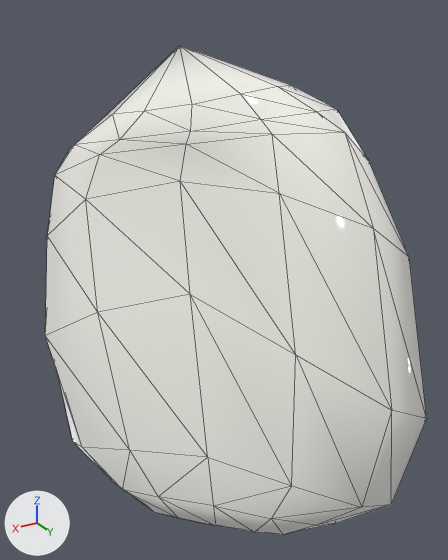
A saved change to the glTF model resources/js/assets/43.glb.
Camera for both pictures: a 50 mm lens placed at (-0.101, -0.0008, 0.1129), pointed at (-0.1601, -0.0994, 0.0636). The lights are fixed; the arrows at lower left show +X, +Y and +Z. The first picture is the older version. Mesh edges are drawn as thin lines.

Names of what the first picture shows: 'Caine.Denture.005'.
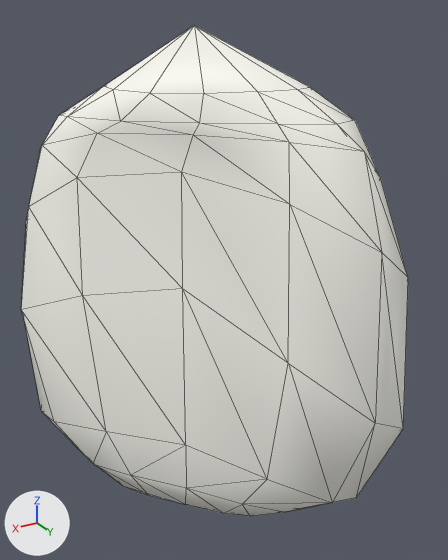
What changed in the scene script:
```text
Change ob_caine_denture_005:
    ob_caine_denture_005.location: (0.0223, -0.0277, 0.202) -> (0.0137, 0.009, 0.1937)
    ob_caine_denture_005.rotation_euler: (-0.41, 0.162, -1.954) -> (-0.321, 0.00459, -1.873)  # degrees (-23, 9.3, -112) -> degrees (-18, 0.3, -107)
```

What differs and where, as boxes (x1, y1, x2, y2) in the pictures (448 x 560 px):
'Caine.Denture.005', moved, turned
    before: (45, 46, 427, 535)
    after: (21, 26, 408, 516)
